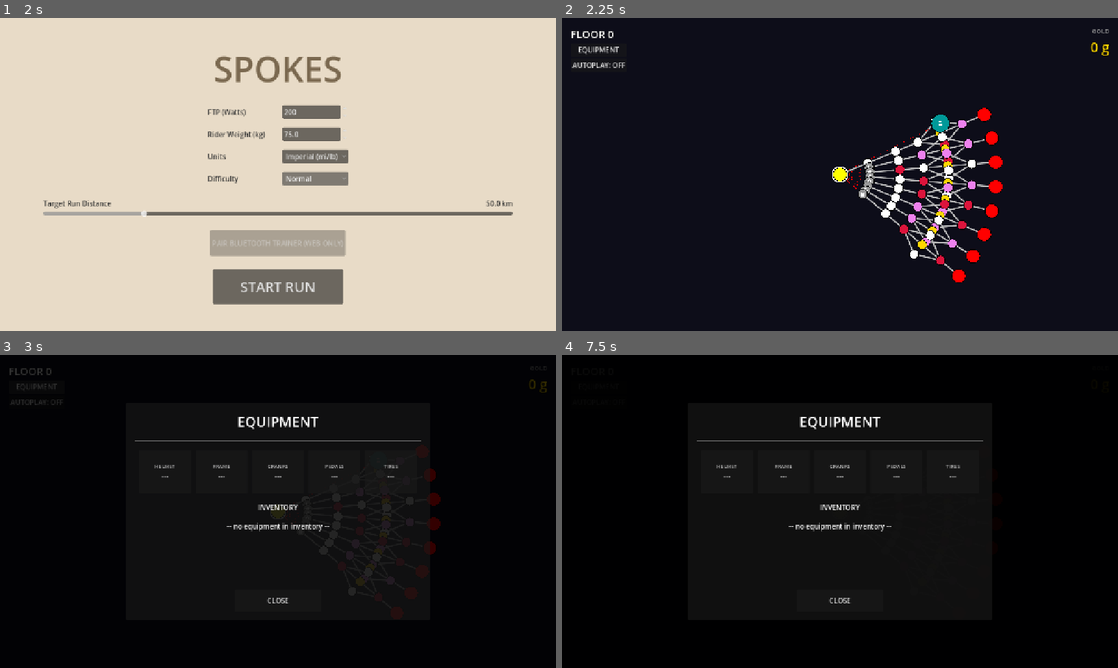
Above: before the commit, frames 1-4 (two rows, left to right).
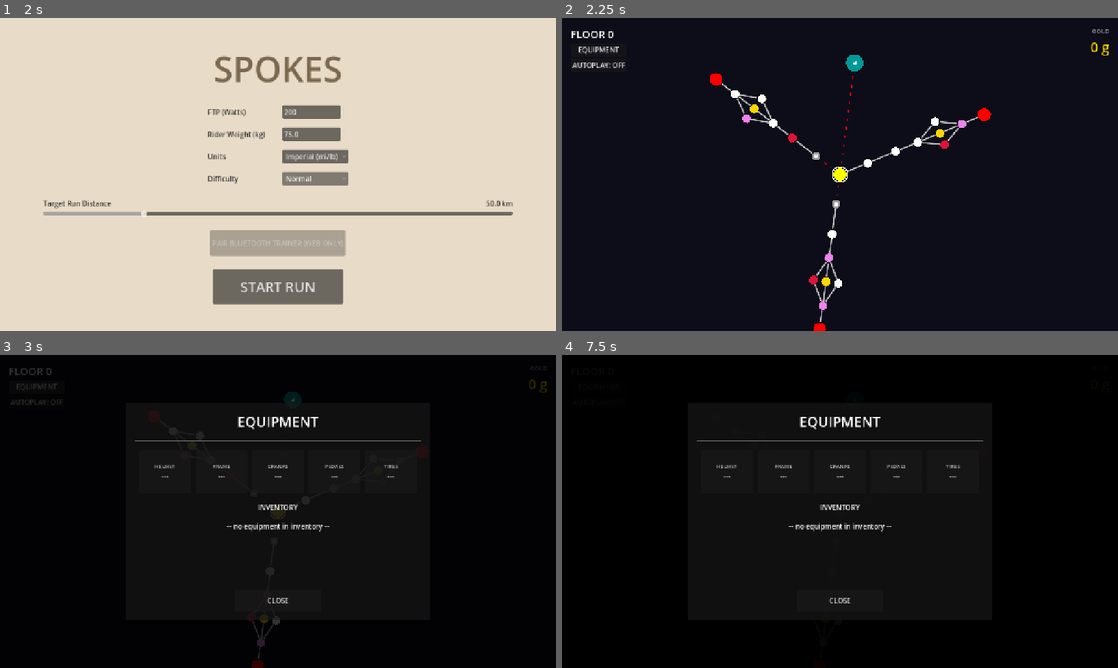
Above: after the commit, the same moments.

Repository: alexkibler/spokes-godot
Game: Godot game, scene res://src/scenes/MenuScene.tscn
The game is run twice, just before and just after one commit, with the same random seed, the same clock (stepped at 60 frames per second) and the same inputs.
Inputs (mouse positions are in pixels of both pictures, inside the frame that each line leads up to):
- Up to frame 1 (2 s): click "Normal" at 0.5 s; click "Normal" at 1.25 s
- Up to frame 2 (2.25 s): click "START RUN" at 2 s
- Up to frame 3 (3 s): click "EQUIPMENT" at 2.75 s
- Up to frame 4 (7.5 s): click "AUTOPLAY: OFF" at 3.5 s; click "EQUIPMENT" at 4.25 s; click "AUTOPLAY: OFF" at 5 s; click "EQUIPMENT" at 5.75 s; click "AUTOPLAY: OFF" at 6.5 s; tap Enter at 7.25 s; move the mouse to (962, 495) at 7.27 s; hold Shift from 7.28 s (still down); click (962, 495) at 7.42 s

Frame 1 is identical in both runs. In frame 2, 4.9% of the frame differs, in the area x 26-80%, y 11-100%; in frame 3, 0.5%; in frame 4, less than 0.1%.

Commit message:
fixed map generator freal this time

Diff:
--- a/src/core/MapGenerator.gd
+++ b/src/core/MapGenerator.gd
@@ -51,9 +51,7 @@
     var edges = []
 
     var total_dist_km = run_data.get("totalDistanceKm", 50.0)
-    var num_spokes = run_data.get("runLength", 0)
-    if num_spokes <= 0:
-        num_spokes = compute_num_spokes(total_dist_km)
+    var num_spokes = compute_num_spokes(total_dist_km)
 
     var weight_per_spoke = NODES_PER_SPOKE + 4.5
     var total_run_weight = num_spokes * weight_per_spoke + 2
Not shown, changed: .gitignore
